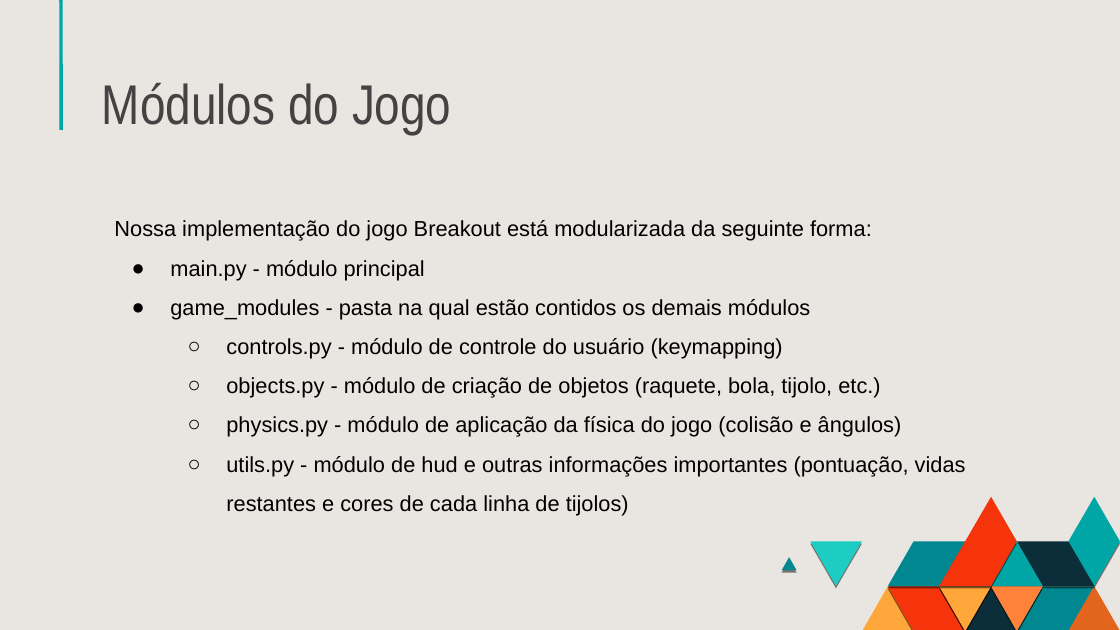
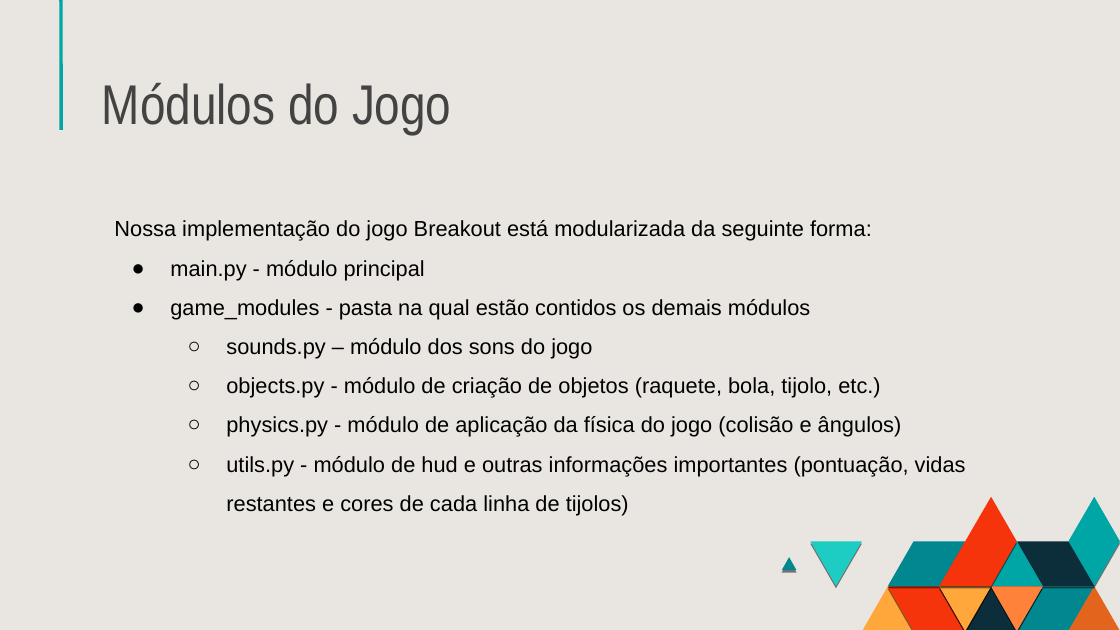
Before and after one commit to gasmartin/breakout-game, a slide deck: slide 3 of BreakoutGame.odp. Drawn at 1120x630 pixels with LibreOffice and Linux fonts; fonts in the diff are those of the drawing. Boxes give left, top, right and bottom in pixels: in the first picture for what was removed or moved away, otherwise in the second. Text is boxed around its words. In the diff, an @@ line names an element or a change of style, - is before the commit and + after.

```diff
--- a/BreakoutGame.odp
+++ b/BreakoutGame.odp
@@ text at [226, 338, 592, 359]: text changed @@
-  ○ controls.py - módulo de controle do usuário (keymapping)
+  ○ sounds.py – módulo dos sons do jogo
```
Also in this commit, not shown: 2 other slides changed, 6 slides added.
